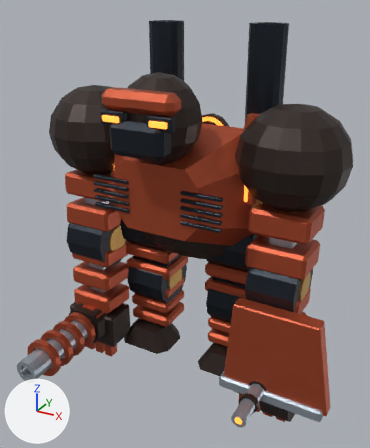
One commit to the Blender file out/mech_reference/t03/t03.blend: the scene before it, then after it.
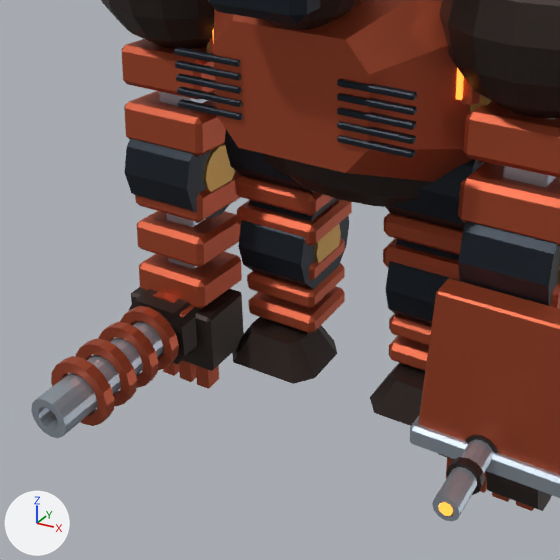
Each version appears first whole from a 50 mm lens placed at (2.95, -5.69, 4.66), pointed at (0.09, -0.49, 2.06), and next in a close-up on the part from 0% to 81% of the width and 33% to 100% of the height. Every picture has the same lights, and +X, +Y and +Z are marked at lower left. The last two pictures show the newer version. Both versions are drawn at frame 16 of the action 't03:heavy:heavy'; the numbers are the values there.

Objects in the first close-up: 'Articulated armored foot.001', 'Articulated shoulder armor', 'Articulated shoulder armor.001', 'Bulldozer forearm shield', 'Heavy weapon open bore', 'Hunched horizontal thorax', 'Mechanical joint collar.001', 'Mechanical joint collar.003', 'Mechanical joint collar.007', 'Segmented limb armor.002', 'Segmented limb armor.007', 'Segmented limb armor.008' and 61 more.
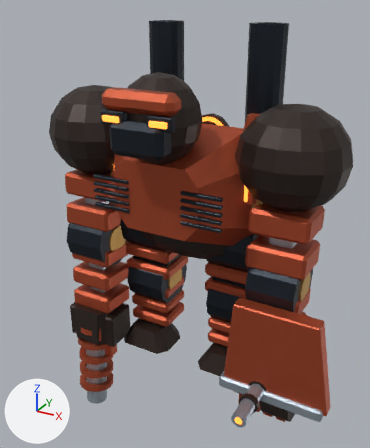
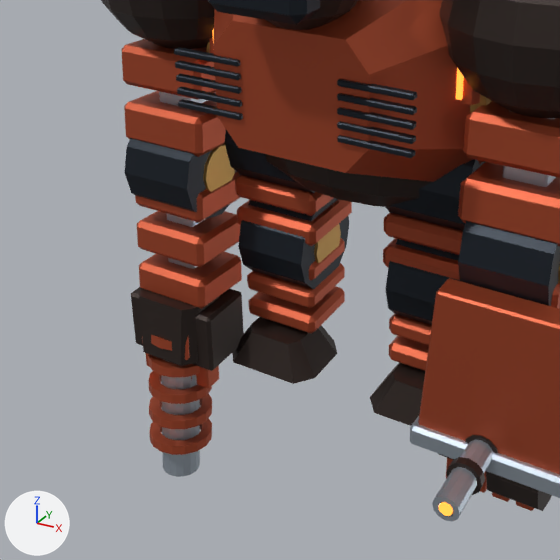
ob_heavy is not drawn itself; it is the parent of ob_charge_hinge, ob_heavy_muzzle, ob_heavy_electromagnetic_receiver, ob_heavy_weapon_open_bore, ob_heavy_accelerator_ring, ob_heavy_accelerator_ring_001, ob_heavy_accelerator_ring_002, ob_heavy_accelerator_ring_003.

Changed parts and their boxes (x1, y1, x2, y2) in the close-ups (560 x 560 px):
'Heavy weapon open bore', turned: before (31, 321, 164, 438); after (161, 359, 200, 477)
'Heavy electromagnetic receiver', turned: before (129, 289, 222, 364); after (139, 288, 220, 366)
'Heavy accelerator ring.004', turned: before (51, 356, 115, 426); after (150, 418, 212, 455)
'Heavy accelerator ring.003', turned: before (76, 339, 137, 407); after (149, 393, 212, 429)
'Heavy accelerator ring.002', turned: before (98, 322, 159, 388); after (149, 371, 212, 404)
'Heavy accelerator ring.001', turned: before (120, 306, 179, 370); after (148, 354, 200, 378)
'Heavy accelerator ring', turned (mostly hidden): before (153, 292, 179, 303); after (151, 335, 172, 351)
'Reversible heavy charge aperture', turned: before (180, 305, 194, 317); after (142, 337, 190, 360)

What the commit changed:
Object 'heavy' (ob_heavy) turns from (0, 0, 0) to (84, 0, 0) degrees about x, y and z.
